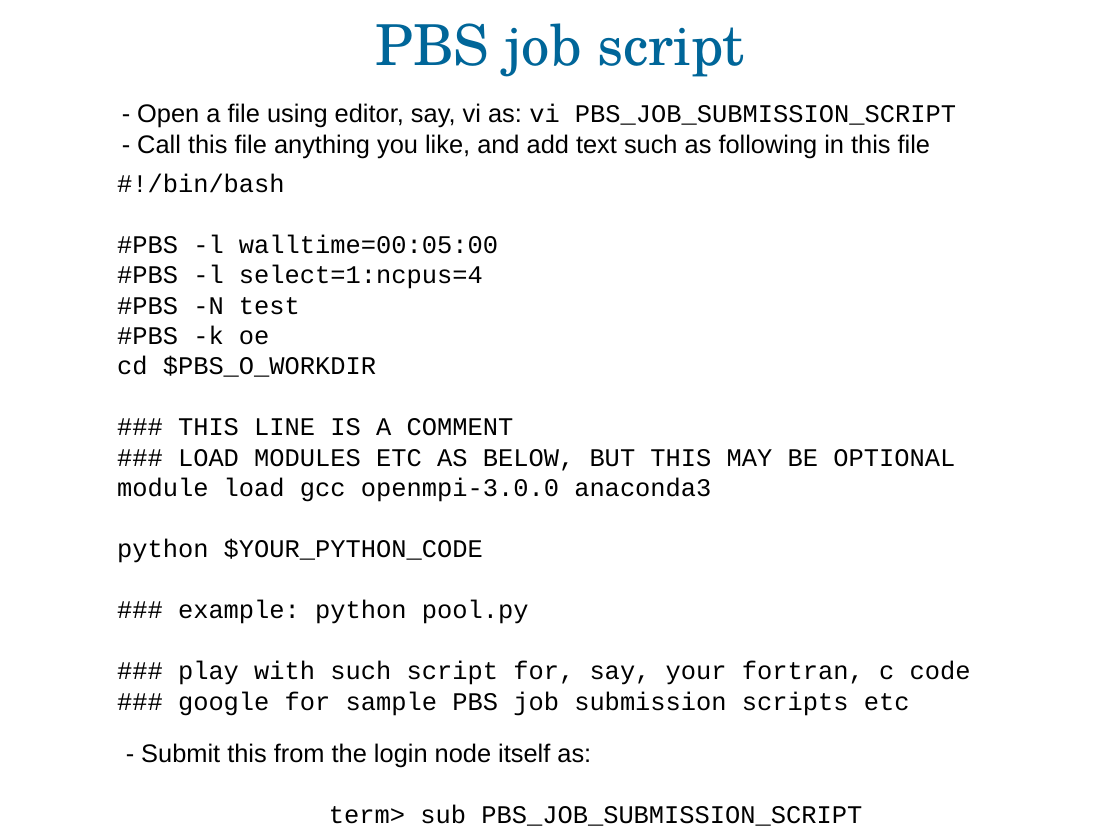
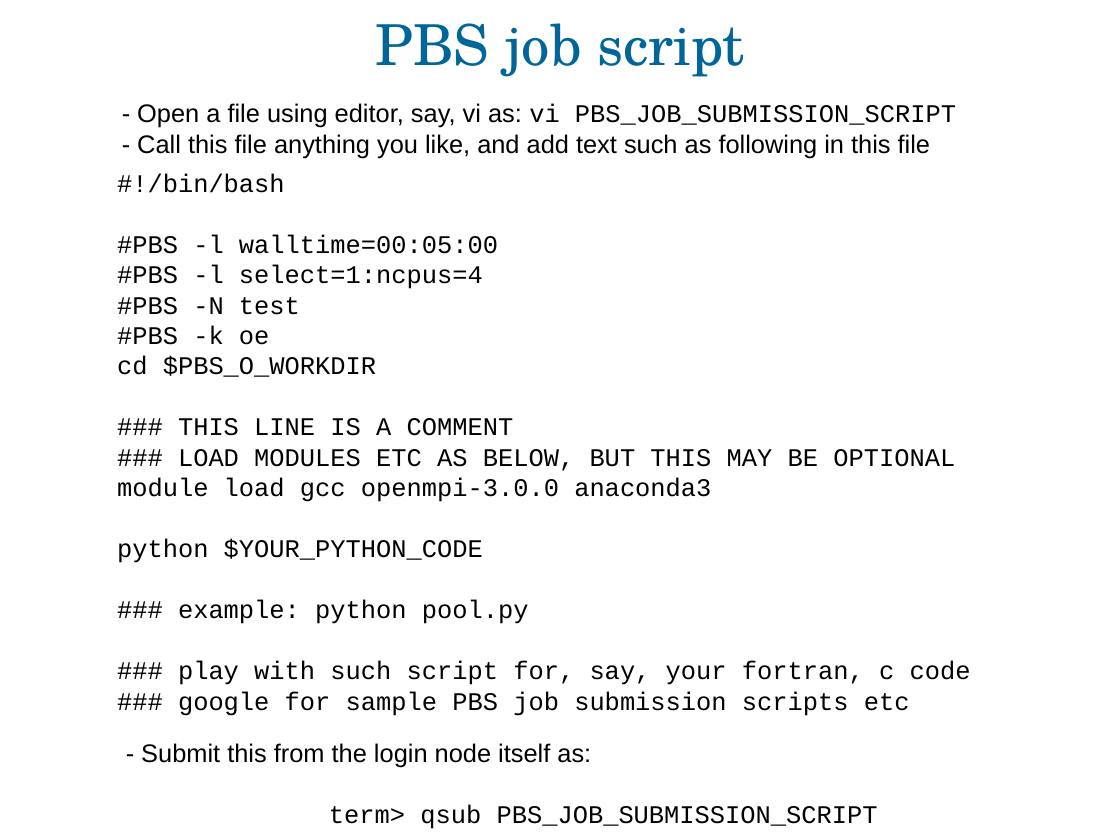
Before and after one commit to Ahsan687/hpctutorial, a slide deck: slide 6 of hpc_linux_commands.odp. Drawn at 1120x840 pixels with LibreOffice and Linux fonts; fonts in the diff are those of the drawing. Boxes give left, top, right and bottom in pixels: in the first picture for what was removed or moved away, otherwise in the second. Text is boxed around its words. In the diff, an @@ line names an element or a change of style, - is before the commit and + after.

```diff
--- a/hpc_linux_commands.odp
+++ b/hpc_linux_commands.odp
@@ text at bbox=[329, 805, 878, 829]: text changed @@
-term> sub PBS_JOB_SUBMISSION_SCRIPT
+term> qsub PBS_JOB_SUBMISSION_SCRIPT
```
Also in this commit, not shown: 1 other file.
